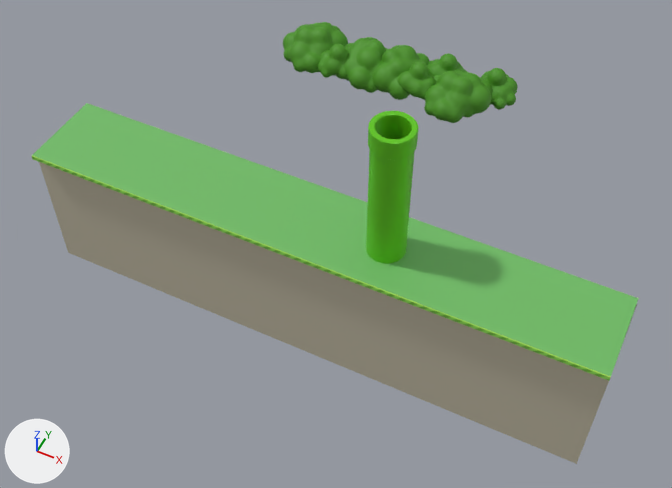
One commit to the FBX model data/Level.fbx: the scene before it, then after it.
The view is the same before and after, from a camera (50 mm lens) standing at (31.0, -57.0, 57.3) and looking at (-3.5, 11.9, -28.8). The lights are fixed; the arrows at lower left show +X, +Y and +Z. Where no turn or scale is listed for an object, it has been applied to the vertices.

The first picture shows 'Floor', 'Pipe', 'Shrub', 'Shrub.002', 'Shrub.005', 'Shrub.006', 'Shrub2', 'Shrub2.001', 'Shrub2.002', 'Shrub2.003'.
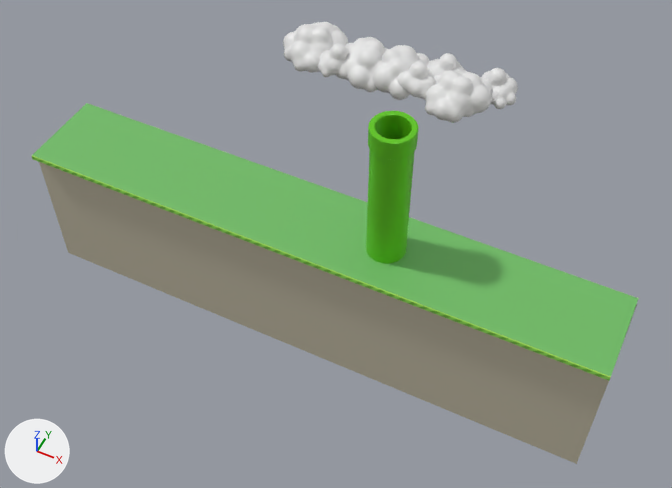
Location of each change, (x1, y1, x2, y2) in pixels of the pictures (672 x 488 px):
'Shrub2.003', recoloured (green to white)
    both: (424, 70, 492, 123)
'Shrub2.001', recoloured (green to white)
    both: (283, 22, 348, 73)
'Shrub2', recoloured (green to white)
    both: (336, 37, 388, 93)
'Shrub2.002', recoloured (green to white)
    both: (372, 45, 429, 100)
'Shrub.006', recoloured (green to white)
    both: (480, 68, 518, 110)
'Shrub.002', recoloured (green to white)
    both: (397, 61, 436, 100)
'Shrub', recoloured (green to white)
    both: (318, 44, 350, 79)
'Shrub.005', recoloured (green to white)
    both: (427, 53, 467, 76)

The change in detail:
Material 'Shrub' (mat_shrub) is new.
Its base color is (0.8, 0.8, 0.8) (white #e7e7e7).
Its roughness is 0.4.
Material 'Shrub2.001' (mat_shrub2_001) is new.
Its base color is (0.8, 0.8, 0.8) (white #e7e7e7).
Its roughness is 0.4.
me_shriub2 has 1309 vertices, 2614 faces and spans x -4.57..4.33, y -4.09..4.05, z -0.53..4.22.
me_shriub2 no longer uses material mat_shrub2 (green #4a931e).
me_shriub2 now uses material mat_shrub2_001 (white #e7e7e7).
me_shrub has 810 vertices, 1608 faces and spans x -2.95..3.02, y -2.3..2.49, z -0.13..3.8.
me_shrub no longer uses material mat_green (green #4a931e).
me_shrub now uses material mat_shrub (white #e7e7e7).
